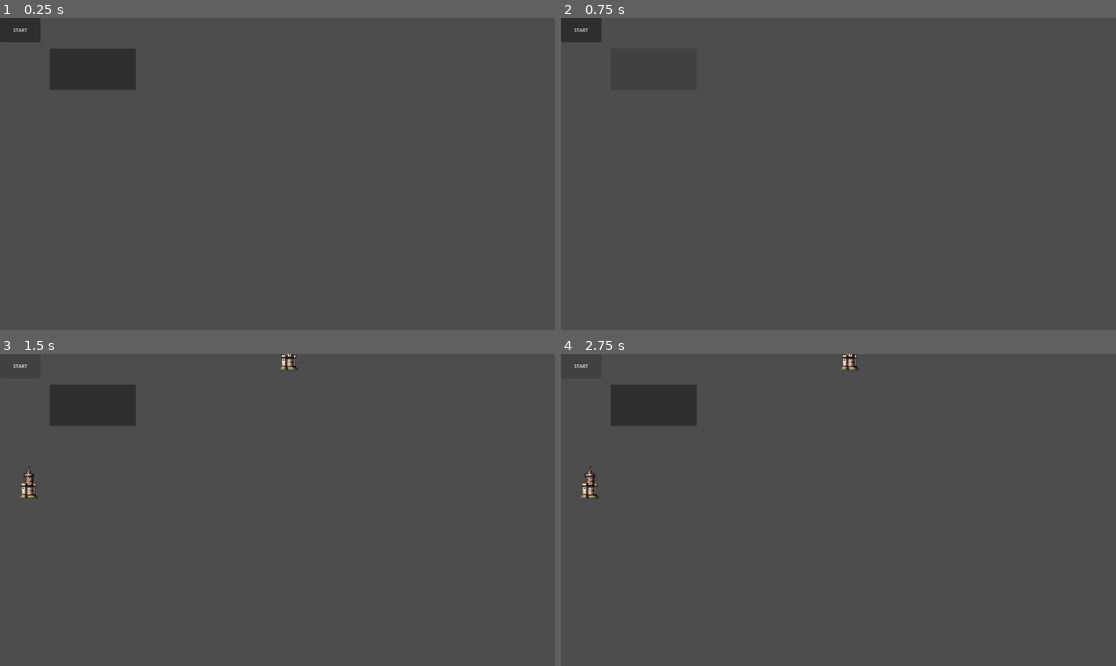
Above: before the commit, frames 1-4 (two rows, left to right).
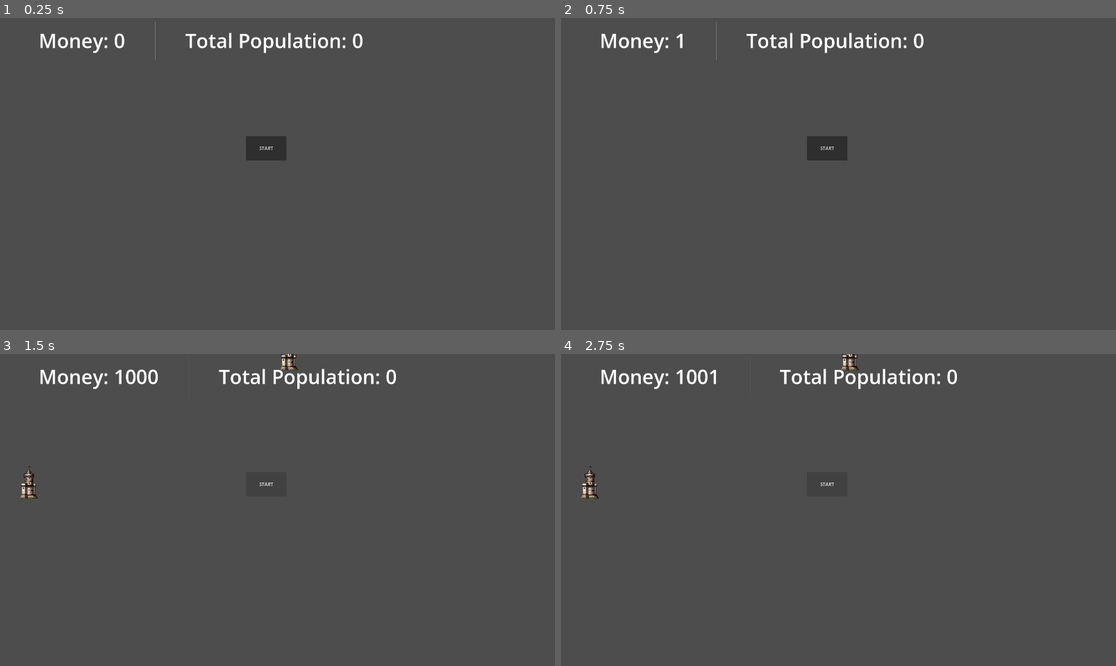
Above: after the commit, the same moments.

Repository: TLS15/FIRSTHIT
Game: Godot game, scene res://Scenes/game_master.tscn
Two runs of this game, one before a commit and one after it. Both use one fixed random seed, a clock stepped at 60 frames per second and the inputs below.
Inputs (mouse positions are in pixels of both pictures, inside the frame that each line leads up to):
- Up to frame 1 (0.25 s): no input
- Up to frame 2 (0.75 s): click (655, 67) at 0.52 s
- Up to frame 3 (1.5 s): click "START" at 1.25 s
- Up to frame 4 (2.75 s): click "START" at 2 s

The runs differ from the first frame. In frame 1, 4.1% of the frame differs, in the area x 0-66%, y 0-46%; in frame 2, 2.0%; in frame 3, 3.1%; in frame 4, 3.1%.

Commit message:
calc revenue

Diff:
--- a/Resources/LevelResource.gd
+++ b/Resources/LevelResource.gd
@@ -3,5 +3,5 @@
 
 @export var level_index: int
 @export var towers: Array[TowerResource]
-@export var starting_money: int
+@export var starting_money: float
 # @export var background:
--- a/Scenes/game_master.tscn
+++ b/Scenes/game_master.tscn
@@ -2,6 +2,12 @@
 
 [ext_resource type="PackedScene" uid="uid://c22s707xpfnr3" path="res://Scenes/level_manager.tscn" id="1_5yk56"]
 [ext_resource type="Script" uid="uid://dl8vktqvx27ff" path="res://Scripts/game_master.gd" id="1_yy1gc"]
+
+[sub_resource type="LabelSettings" id="LabelSettings_1fa2w"]
+font_size = 68
+
+[sub_resource type="LabelSettings" id="LabelSettings_djvcl"]
+font_size = 68
 
 [node name="GameMaster" type="Node2D" unique_id=1072663693]
 script = ExtResource("1_yy1gc")
@@ -21,22 +27,38 @@
 
 [node name="Start" type="Button" parent="UIMaster/MainMenu" unique_id=126169008]
 layout_mode = 0
-offset_right = 140.0
-offset_bottom = 83.5
+offset_left = 851.0
+offset_top = 409.0
+offset_right = 991.0
+offset_bottom = 492.5
 pivot_offset_ratio = Vector2(0.5, 0.5)
 text = "START"
 
-[node name="Button" type="Button" parent="UIMaster/MainMenu" unique_id=324526744]
+[node name="UILevel" type="Control" parent="UIMaster" unique_id=1099935868]
+anchors_preset = 0
+offset_top = 11.0
+offset_right = 1397.0
+offset_bottom = 433.0
+
+[node name="HBoxContainer" type="HBoxContainer" parent="UIMaster/UILevel" unique_id=442615738]
 layout_mode = 0
-offset_left = 172.0
-offset_top = 106.0
-offset_right = 470.0
-offset_bottom = 249.0
+offset_left = 134.0
+offset_top = 2.0
+offset_right = 1938.0
+offset_bottom = 132.0
 
-[node name="UILevel" type="Control" parent="UIMaster" unique_id=1099935868]
-visible = false
-anchors_preset = 0
-offset_right = 1920.0
-offset_bottom = 1080.0
+[node name="Money" type="Label" parent="UIMaster/UILevel/HBoxContainer" unique_id=870244587]
+layout_mode = 2
+text = "Money: 0"
+label_settings = SubResource("LabelSettings_1fa2w")
+
+[node name="VSeparator" type="VSeparator" parent="UIMaster/UILevel/HBoxContainer" unique_id=623816145]
+custom_minimum_size = Vector2(200, 0)
+layout_mode = 2
+
+[node name="Population" type="Label" parent="UIMaster/UILevel/HBoxContainer" unique_id=53472215]
+layout_mode = 2
+text = "Total Population: 0"
+label_settings = SubResource("LabelSettings_djvcl")
 
 [connection signal="pressed" from="UIMaster/MainMenu/Start" to="." method="_on_start_pressed"]
--- a/Scripts/castle.gd
+++ b/Scripts/castle.gd
@@ -1,5 +1,6 @@
 extends Node2D
 @export var tower_data: TowerResource
+@export var occupants: int
 
 # Called when the node enters the scene tree for the first time.
 func _ready() -> void:
@@ -13,3 +14,4 @@
 func assign_resource(resource: TowerResource):
 	tower_data = resource
 	position = tower_data.location
+	occupants = tower_data.occupants
--- a/Scripts/level_manager.gd
+++ b/Scripts/level_manager.gd
@@ -1,17 +1,27 @@
 extends Node2D
+
+@export var money: float = 0
+@export var population: int
 
 
 # Called when the node enters the scene tree for the first time.
 func _ready() -> void:
 	pass # Replace with function body.
 
+func  _process(delta: float) -> void:
+	money += calc_revenue()
+	$"../UIMaster/UILevel/HBoxContainer/Money".text = "Money: %.0f" % money
+	print(money)
 
-# Called every frame. 'delta' is the elapsed time since the previous frame.
-func _process(delta: float) -> void:
-	pass
+
+func calc_revenue() -> float:
+	return 1.0 / 60.0 # assuming  60 ticks per second
 
 func load_level(level: LevelResource):
+	money = level.starting_money
+
 	for tower in level.towers:
 		var instance = load("res://Scenes/castle.tscn").instantiate()
 		add_child(instance)
 		instance.assign_resource(tower)
+		population += instance.occupants
